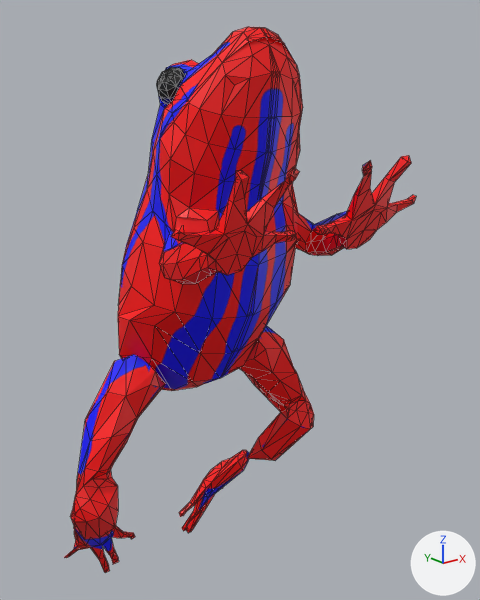
An edit to the Blender file BlenderFrog/FrogKiss.blend, drawn before and after from the same camera.
Rendered twice from a camera (50 mm lens) standing at (-3.5, -4.53, 1.69) and looking at (0.3, 0.22, -0.21). The axes (+X, +Y, +Z) are drawn at lower right. The lights are the same throughout. The picture after the commit comes second. Mesh edges are drawn as thin lines.

The first picture shows 'FrontLegL.002'.
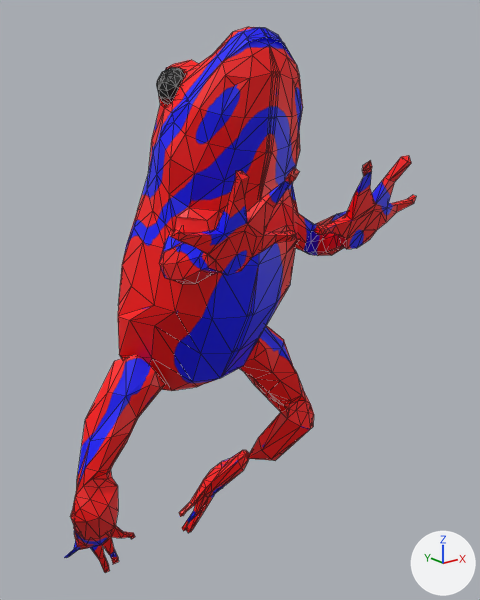
Location of each change, [x1, y1, x2, y2] in pixels of the pictures (480 x 600 px):
```json
{"object": "FrontLegL.002", "change": "surface changed", "before": [64, 27, 396, 561], "after": [64, 27, 396, 561]}
```

Scene script edits in JSON lines:
```json
{"op": "add", "block": "img_spots_png", "code": ["img_spots_png = load_image('Spots.png', 'Frog Texture PNGS/Spots.png', 1024, 1024, 'sRGB')"]}
{"op": "set", "path": "mat_material.texture", "old": "img_stripes_png", "new": "img_spots_png"}
```
